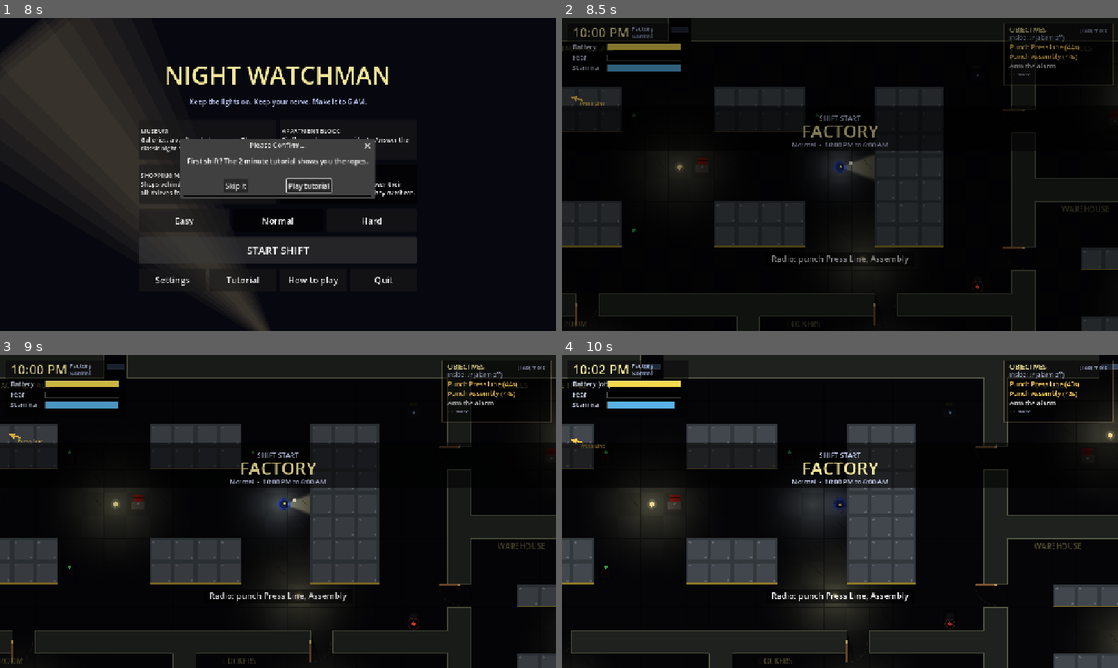
Above: before the commit, frames 1-4 (two rows, left to right).
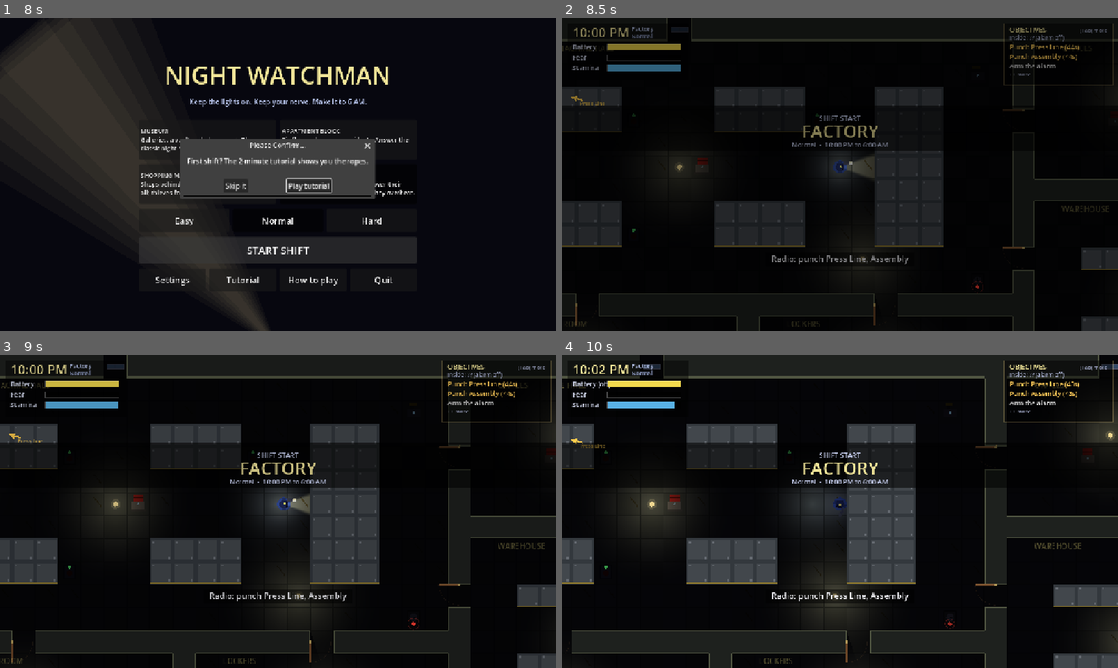
Above: after the commit, the same moments.

Repository: ravic906/Night-watchman
Game: Godot game, scene res://scenes/menu.tscn
The game is run twice, just before and just after one commit, with the same random seed, the same clock (stepped at 60 frames per second) and the same inputs. Sound files missing from this copy of the repository are replaced by a short silence.
Inputs (mouse positions are in pixels of both pictures, inside the frame that each line leads up to):
- Up to frame 1 (8 s): click "MUSEUM Galleries, a vault and…" at 0.5 s; click "MUSEUM Galleries, a vault and…" at 1.25 s; click "FACTORY Thieves start the mac…" at 2 s; click "FACTORY Thieves start the mac…" at 2.75 s; click "Easy" at 3.5 s; click "Easy" at 4.25 s; click "Normal" at 5 s; click "Normal" at 5.75 s; click "START SHIFT" at 6.5 s; click "START SHIFT" at 7.25 s
- Up to frame 2 (8.5 s): click "Skip it" at 8 s
- Up to frame 3 (9 s): tap Enter at 8.75 s; move the mouse to (400, 495) at 8.77 s; hold D (move_right) from 8.78 s (still down); hold Shift (run) from 8.78 s (still down); tap F (flashlight) at 8.85 s; click (400, 495) at 8.92 s
- Up to frame 4 (10 s): tap Space at 9.02 s; release D (move_right) at 9.5 s; release Shift (run) at 9.5 s; drag from (728, 527) to (812, 574) at 9.52 s

Frame 1 is identical in both runs. In frame 2, 1.1% of the frame differs, in the area x 0-100%, y 0-100%; in frame 3, 1.0%; in frame 4, 1.4%.

Commit message:
Performance for budget phones: ~95% fewer draw calls
- Floor and walls are baked once into two textures at load instead of
  thousands of rects/lines drawn every frame (draw calls ~1,800 -> ~90 per
  frame, objects ~2,600 -> ~330; +50% FPS on the software renderer)
- Idle glows (clocks, alarm, batteries, intercoms, machines) animate at
  20 Hz; lamp fixtures and clock bodies redraw only when they change
- Lamp shadows only within ~1,100 px of the watchman (and never on Low)
- 'Standing in lamplight' check cached for 0.1 s instead of raycasting
  every lamp every frame

Co-Authored-By: Claude Opus 5.5 <noreply@anthropic.com>
Claude-Session: https://claude.ai/code/session_013m1r7B9527ufC1VsKigBgz

Diff:
--- a/scripts/alarm_panel.gd
+++ b/scripts/alarm_panel.gd
@@ -54,9 +54,22 @@
 	game.on_alarm_cut(self)
 
 
+var _redraw_acc := 0.0
+
+
 func _process(delta: float) -> void:
 	_t += delta
-	glow.queue_redraw()
+	_redraw_acc += delta
+	if _redraw_acc >= 0.05:   # animate glows at 20 Hz, not every frame
+		_redraw_acc = 0.0
+		glow.queue_redraw()
+	var state := "%s%s" % [armed, cut]
+	if state != _drawn_state:
+		_drawn_state = state
+		queue_redraw()
+
+
+var _drawn_state := ""
 
 
 func _draw() -> void:
--- a/scripts/battery_pickup.gd
+++ b/scripts/battery_pickup.gd
@@ -12,9 +12,15 @@
 	glow.position = global_position
 
 
+var _redraw_acc := 0.0
+
+
 func _process(delta: float) -> void:
 	_t += delta
-	glow.queue_redraw()
+	_redraw_acc += delta
+	if _redraw_acc >= 0.05:   # animate glows at 20 Hz, not every frame
+		_redraw_acc = 0.0
+		glow.queue_redraw()
 
 
 func _draw() -> void:
--- a/scripts/call_spot.gd
+++ b/scripts/call_spot.gd
@@ -12,6 +12,7 @@
 var progress := 0.0
 var interact_range := 56.0
 var _t := 0.0
+var _redraw_acc := 0.0
 
 
 func _ready() -> void:
@@ -49,7 +50,10 @@
 	_t += delta
 	if active:
 		time_left -= delta
-	glow.queue_redraw()
+	_redraw_acc += delta
+	if _redraw_acc >= 0.05:   # animate glows at 20 Hz, not every frame
+		_redraw_acc = 0.0
+		glow.queue_redraw()
 
 
 func _draw() -> void:
--- a/scripts/checkpoint.gd
+++ b/scripts/checkpoint.gd
@@ -65,10 +65,20 @@
 	game.on_clock_jammed(self)
 
 
+var _redraw_acc := 0.0
+var _drawn_state := ""
+
+
 func _process(delta: float) -> void:
 	_t += delta
-	glow.queue_redraw()
-	queue_redraw()
+	_redraw_acc += delta
+	if _redraw_acc >= 0.05:   # animate glows at 20 Hz, not every frame
+		_redraw_acc = 0.0
+		glow.queue_redraw()
+	var state := "%s%s" % [jammed, done]
+	if state != _drawn_state:   # the clock body only changes when jammed / punched
+		_drawn_state = state
+		queue_redraw()
 
 
 func _draw() -> void:
--- a/scripts/game.gd
+++ b/scripts/game.gd
@@ -222,6 +222,8 @@
 	player.battery_drain = cfg["battery_drain"]
 	world.add_child(player)
 	player.set_camera_limits(level.world_size())
+	for lamp in lamps:
+		lamp.game_player = player
 	player.use_auto = GameState.autotest or GameState.inputs_path != ""
 	_load_inputs()
 
@@ -677,7 +679,24 @@
 			message("ALARM: the %s door was opened from inside." % door.door_name, 3.0)
 
 
+var _safe_cache_time := -1.0
+var _safe_cache_pos := Vector2.INF
+var _safe_cache := false
+
+
+## Is `pos` lit by a lamp or the desk light? Cached for 0.1 s per spot,
+## since it raycasts against every lamp.
 func in_safe_light(pos: Vector2) -> bool:
+	var now := Time.get_ticks_msec() / 1000.0
+	if now - _safe_cache_time < 0.1 and pos.distance_to(_safe_cache_pos) < 8.0:
+		return _safe_cache
+	_safe_cache_time = now
+	_safe_cache_pos = pos
+	_safe_cache = _compute_safe_light(pos)
+	return _safe_cache
+
+
+func _compute_safe_light(pos: Vector2) -> bool:
 	if desk_light != null and pos.distance_to(level.player_spawn) < 110.0:
 		return true
 	for lamp in lamps:
--- a/scripts/level.gd
+++ b/scripts/level.gd
@@ -123,6 +123,7 @@
 	for i in width * height:
 		_floor_seed.append(rng.randf())
 
+	_bake()
 	wall_node = Node2D.new()
 	wall_node.name = "Walls"
 	wall_node.draw.connect(_draw_walls)
@@ -283,45 +284,83 @@
 	return cell_to_world(floor_cells.pick_random())
 
 
-func _draw() -> void:
-	# Floors are shaded: you only see them by lamp or flashlight.
+## Floor and walls never change, so they are painted once into two images
+## at load time and drawn as two textures (instead of thousands of shapes
+## every frame, which cheap phones struggle with).
+var _floor_tex: ImageTexture
+var _wall_tex: ImageTexture
+
+
+func _bake() -> void:
+	var w := width * TILE
+	var h := height * TILE
+	var floor_img := Image.create(w, h, false, Image.FORMAT_RGBA8)
+	var grout: Color = def.theme["grout"]
+	var crack: Color = def.theme["crack"]
 	for cell in floor_cells:
-		var r := Rect2(cell.x * TILE, cell.y * TILE, TILE, TILE)
+		var x0: int = cell.x * TILE
+		var y0: int = cell.y * TILE
 		var checker := (cell.x + cell.y) % 2 == 0
-		var base: Color = def.theme["floor_a"] if checker else def.theme["floor_b"]
-		draw_rect(r, base)
-		var s: float = _floor_seed[cell.y * width + cell.x]
-		if s > 0.82:
+		floor_img.fill_rect(Rect2i(x0, y0, TILE, TILE), def.theme["floor_a"] if checker else def.theme["floor_b"])
+		for edge in [Rect2i(x0, y0, TILE, 1), Rect2i(x0, y0 + TILE - 1, TILE, 1), Rect2i(x0, y0, 1, TILE), Rect2i(x0 + TILE - 1, y0, 1, TILE)]:
+			floor_img.fill_rect(edge, grout)
+		var sd: float = _floor_seed[cell.y * width + cell.x]
+		if sd > 0.82:
 			# A crack or scuff on some tiles.
-			var p := r.position + Vector2(8 + s * 20, 10)
-			draw_line(p, p + Vector2(14, 18 * s), def.theme["crack"], 1.5)
-		draw_rect(r, def.theme["grout"], false, 1.0)
-
-
-func _draw_walls() -> void:
+			var a := Vector2(x0 + 8 + sd * 20, y0 + 10)
+			var b := a + Vector2(14, 18 * sd)
+			for i in 24:
+				var q := a.lerp(b, i / 23.0)
+				floor_img.fill_rect(Rect2i(int(q.x), int(q.y), 2, 2), crack)
+	_floor_tex = ImageTexture.create_from_image(floor_img)
+
+	var wall_img := Image.create(w, h, false, Image.FORMAT_RGBA8)
 	var fill: Color = def.theme["wall"]
-	var edge: Color = def.theme["wall_edge"]
+	var edge_col: Color = def.theme["wall_edge"]
 	for cell in _walls:
-		var r := Rect2(cell.x * TILE, cell.y * TILE, TILE, TILE)
+		var x0: int = cell.x * TILE
+		var y0: int = cell.y * TILE
 		if _machinery.has(cell):
-			_draw_machinery(cell, r)
+			_bake_machinery(wall_img, cell, x0, y0)
 			continue
-		wall_node.draw_rect(r, fill)
+		wall_img.fill_rect(Rect2i(x0, y0, TILE, TILE), fill)
 		# Highlight edges that face a floor tile.
 		if not _walls.has(cell + Vector2i.DOWN) and cell.y + 1 < height:
-			wall_node.draw_line(Vector2(r.position.x, r.end.y), r.end, edge, 3.0)
+			wall_img.fill_rect(Rect2i(x0, y0 + TILE - 3, TILE, 3), edge_col)
 		if not _walls.has(cell + Vector2i.UP) and cell.y > 0:
-			wall_node.draw_line(r.position, Vector2(r.end.x, r.position.y), edge, 2.0)
+			wall_img.fill_rect(Rect2i(x0, y0, TILE, 2), edge_col)
 		if not _walls.has(cell + Vector2i.LEFT) and cell.x > 0:
-			wall_node.draw_line(r.position, Vector2(r.position.x, r.end.y), edge, 2.0)
+			wall_img.fill_rect(Rect2i(x0, y0, 2, TILE), edge_col)
 		if not _walls.has(cell + Vector2i.RIGHT) and cell.x + 1 < width:
-			wall_node.draw_line(Vector2(r.end.x, r.position.y), r.end, edge, 2.0)
+			wall_img.fill_rect(Rect2i(x0 + TILE - 2, y0, 2, TILE), edge_col)
 	for cell in _doors:
 		if _windows.has(cell):
 			continue
-		var r := Rect2(cell.x * TILE + 6, cell.y * TILE + 2, TILE - 12, TILE - 4)
-		wall_node.draw_rect(r, Color(0.28, 0.17, 0.1))
-		wall_node.draw_rect(r, Color(0.45, 0.3, 0.18), false, 2.0)
+		var r := Rect2i(cell.x * TILE + 6, cell.y * TILE + 2, TILE - 12, TILE - 4)
+		wall_img.fill_rect(r, Color(0.45, 0.3, 0.18))
+		wall_img.fill_rect(r.grow(-2), Color(0.28, 0.17, 0.1))
+	_wall_tex = ImageTexture.create_from_image(wall_img)
+
+
+## Machinery and racks: steel blocks with rivets and hazard edges.
+func _bake_machinery(img: Image, cell: Vector2i, x0: int, y0: int) -> void:
+	img.fill_rect(Rect2i(x0, y0, TILE, TILE), Color(0.2, 0.22, 0.24))
+	img.fill_rect(Rect2i(x0 + 4, y0 + 4, TILE - 8, TILE - 8), Color(0.26, 0.28, 0.3))
+	img.fill_rect(Rect2i(x0 + 6, y0 + 6, 4, 4), Color(0.4, 0.42, 0.45))
+	img.fill_rect(Rect2i(x0 + TILE - 10, y0 + TILE - 10, 4, 4), Color(0.4, 0.42, 0.45))
+	if not _machinery.has(cell + Vector2i.DOWN):
+		img.fill_rect(Rect2i(x0, y0 + TILE - 4, TILE, 3), Color(0.58, 0.49, 0.17))
+
+
+func _draw() -> void:
+	# Floors are shaded: you only see them by lamp or flashlight.
+	if _floor_tex != null:
+		draw_texture(_floor_tex, Vector2.ZERO)
+
+
+func _draw_walls() -> void:
+	if _wall_tex != null:
+		wall_node.draw_texture(_wall_tex, Vector2.ZERO)
 	for cell in _doorways:
 		_draw_door(cell, _doorways[cell])
 	var font := ThemeDB.fallback_font
@@ -329,16 +368,6 @@
 		var cell: Vector2i = label[1]
 		wall_node.draw_string(font, Vector2(cell.x * TILE + 8, cell.y * TILE + 22), label[0],
 				HORIZONTAL_ALIGNMENT_LEFT, -1, 16, def.theme["label"])
-
-
-## Machinery and racks: steel blocks with rivets and hazard edges.
-func _draw_machinery(cell: Vector2i, r: Rect2) -> void:
-	wall_node.draw_rect(r, Color(0.2, 0.22, 0.24))
-	wall_node.draw_rect(r.grow(-4), Color(0.26, 0.28, 0.3))
-	wall_node.draw_circle(r.position + Vector2(8, 8), 2.0, Color(0.4, 0.42, 0.45))
-	wall_node.draw_circle(r.end - Vector2(8, 8), 2.0, Color(0.4, 0.42, 0.45))
-	if not _machinery.has(cell + Vector2i.DOWN):
-		wall_node.draw_line(Vector2(r.position.x, r.end.y - 2), r.end - Vector2(0, 2), Color(0.8, 0.65, 0.1, 0.6), 3.0)
 
 
 ## A door leaf hinged on the doorway's wall, standing open. After the
--- a/scripts/machine.gd
+++ b/scripts/machine.gd
@@ -17,6 +17,8 @@
 var game
 var _hum: AudioStreamPlayer2D
 var _t := 0.0
+var _redraw_acc := 0.0
+var _was_running := false
 
 
 func _ready() -> void:
@@ -84,7 +86,12 @@
 		if run_time >= OVERHEAT_TIME and not overheated:
 			overheated = true
 			game.on_machine_overheat(self)
-	glow.queue_redraw()
+	if running or progress > 0.0 or _was_running:
+		_redraw_acc += delta
+		if _redraw_acc >= 0.05:   # animate glows at 20 Hz, not every frame
+			_redraw_acc = 0.0
+			glow.queue_redraw()
+	_was_running = running
 
 
 func _draw() -> void:
--- a/scripts/wall_lamp.gd
+++ b/scripts/wall_lamp.gd
@@ -8,6 +8,10 @@
 var light: PointLight2D
 var on := true
 var dead := false
+var _drawn_lit := true
+var _shadow_check := 0.0
+## The watchman (set by the game) for shadow culling.
+var game_player: Node2D
 var tint := Color(1.0, 0.85, 0.6)
 ## False while the breaker for this lamp's wing is off.
 var powered := true
@@ -68,7 +72,15 @@
 		if _flicker_left <= 0.0:
 			on = true
 	light.enabled = lit()
-	glow.queue_redraw()
+	if lit() != _drawn_lit:   # redraw the fixture only when it changes
+		_drawn_lit = lit()
+		glow.queue_redraw()
+	# Shadows only for lamps near the watchman (they're the expensive part).
+	_shadow_check -= delta
+	if _shadow_check <= 0.0 and game_player != null:
+		_shadow_check = 0.25
+		light.shadow_enabled = not GameState.graphics_low \
+				and global_position.distance_to(game_player.global_position) < 1100.0
 
 
 func _draw_glow() -> void:
